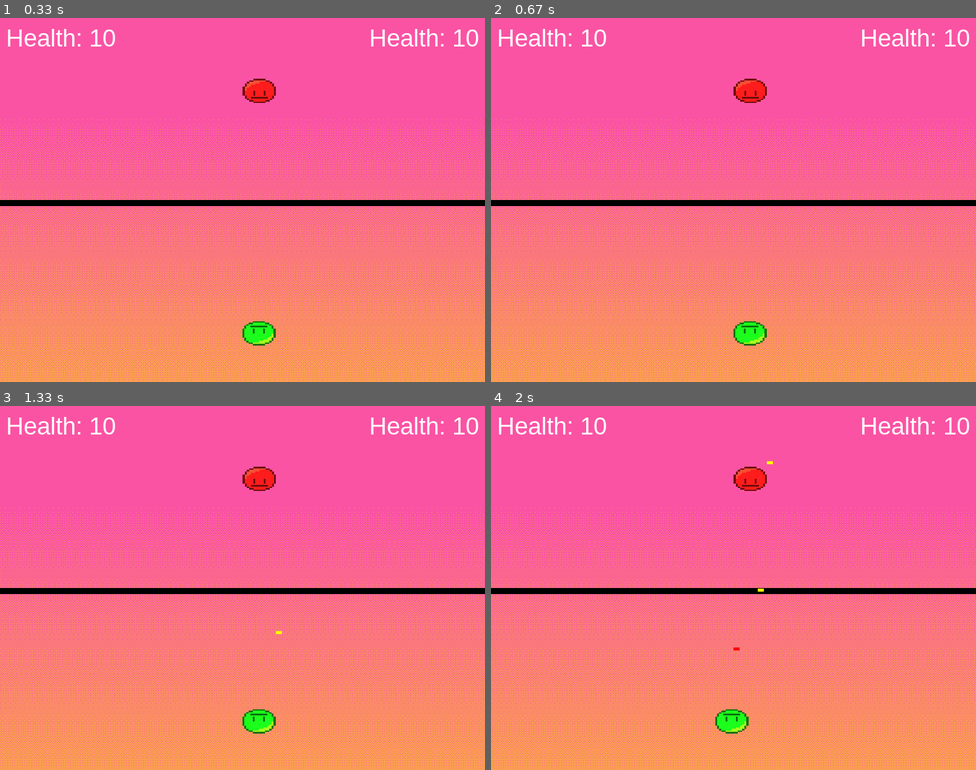
Above: before the commit, frames 1-4 (two rows, left to right).
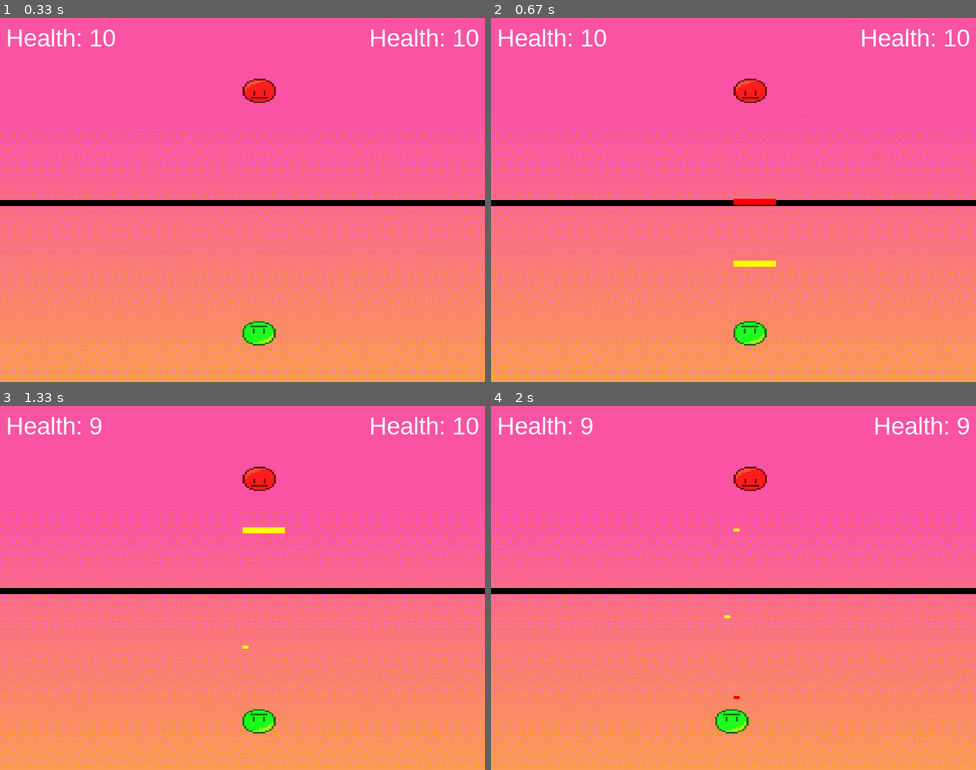
Above: after the commit, the same moments.

Repository: MB-KiddA/Pygame-editing
Game: pygame game, started from main.py
Same seed, same stepped clock (60 frames per second), same inputs: the game is played once before the commit and once after it.
Inputs:
- Up to frame 1 (0.33 s): no input
- Up to frame 2 (0.67 s): hold O from 0.33 s (still down); hold Right from 0.33 s (still down)
- Up to frame 3 (1.33 s): release O at 0.8 s; release Right at 0.8 s; hold Right 0.83-1.3 s; tap I at 0.98 s
- Up to frame 4 (2 s): hold Up 1.33-1.63 s; tap F at 1.4, 1.73 s; tap I at 1.48 s; hold Right from 1.67 s (still down)

Frame 1 is identical in both runs. In frame 2, 0.3% of the frame differs, in the area x 50-59%, y 49-69%; in frame 3, 0.3%; in frame 4, 0.6%, in the area x 18-99%, y 3-81%.

Commit message:
Update main.py

Diff:
--- a/main.py
+++ b/main.py
@@ -23,7 +23,9 @@
 FPS = 60
 VEL = 5
 BULLET_VEL = 7
+SUPER_VEL = 3
 MAX_BULLETS = 3
+MAX_SUPER = 1
 SPACESHIP_WIDTH, SPACESHIP_HEIGHT = 55, 40
 
 YELLOW_HIT = pygame.USEREVENT + 1
@@ -90,26 +92,44 @@
 
 def handle_bullets(yellow_bullets, red_bullets, yellow, red):
     for bullet in yellow_bullets:
-        bullet.y -= BULLET_VEL
+        bullet.y -= 7
         if red.colliderect(bullet):
             pygame.event.post(pygame.event.Event(RED_HIT))
             yellow_bullets.remove(bullet)
         elif bullet.y < 0:
             yellow_bullets.remove(bullet)
 
+    for super in yellow_bullets:
+        super.y += SUPER_VEL - 1
+        if red.colliderect(super):
+            pygame.event.post(pygame.event.Event(RED_HIT))
+            yellow_bullets.remove(super)
+        elif super.y < 0:
+            yellow_bullets.remove(super)
+
     for bullet in red_bullets:
-        bullet.y += BULLET_VEL
+        bullet.y += 7
         if yellow.colliderect(bullet):
             pygame.event.post(pygame.event.Event(YELLOW_HIT))
             red_bullets.remove(bullet)
         elif bullet.y > 800:
             red_bullets.remove(bullet)
 
+    for super in red_bullets:
+        super.y += SUPER_VEL - 1
+        if yellow.colliderect(super):
+            pygame.event.post(pygame.event.Event(YELLOW_HIT))
+            red_bullets.remove(super)
+        elif super.y > 800:
+            red_bullets.remove(super)
+
+
 
 def draw_winner(text):
     draw_text = WINNER_FONT.render(text, 1, WHITE)
     WIN.blit(draw_text, (WIDTH/2 - draw_text.get_width() /
                          2, HEIGHT/2 - draw_text.get_height()/2))
+
     pygame.display.update()
     pygame.time.delay(5000)
 
@@ -137,9 +157,19 @@
             if event.type == pygame.KEYDOWN:
                 if event.key == pygame.K_i and len(yellow_bullets) < MAX_BULLETS:
                     bullet = pygame.Rect(
-                        yellow.x + yellow.width, yellow.y + yellow.height//2 - 2, 10, 5)
+                        yellow.x , yellow.y, 10, 5)
                     yellow_bullets.append(bullet)
                     #BULLET_FIRE_SOUND.play()
+
+                if event.key == pygame.K_o and len(yellow_bullets) < MAX_SUPER:
+                    super = pygame.Rect(
+                        yellow.x, yellow.y, 70, 10)
+                    yellow_bullets.append(super)
+
+                if event.key == pygame.K_p and len(yellow_bullets) < MAX_SUPER:
+                    super = pygame.Rect(
+                        yellow.x, yellow.y, 10, 70)
+                    yellow_bullets.append(super)
 
                 if event.key == pygame.K_UP and len(red_bullets) < MAX_BULLETS:
                     bullet = pygame.Rect(
@@ -147,6 +177,18 @@
                     red_bullets.append(bullet)
                     #BULLET_FIRE_SOUND.play()
 
+                if event.key == pygame.K_RIGHT and len(red_bullets) < MAX_SUPER:
+                    super = pygame.Rect(
+                        red.x, red.y + red.height//2 - 2, 70, 10)
+                    red_bullets.append(super)
+
+                if event.key == pygame.K_DOWN and len(red_bullets) < MAX_SUPER:
+                    super = pygame.Rect(
+                        red.x, red.y + red.height//2 - 2, 10, 70)
+                    red_bullets.append(super)
+
+
+
             if event.type == RED_HIT:
                 red_health -= 1
                 #BULLET_HIT_SOUND.play()
